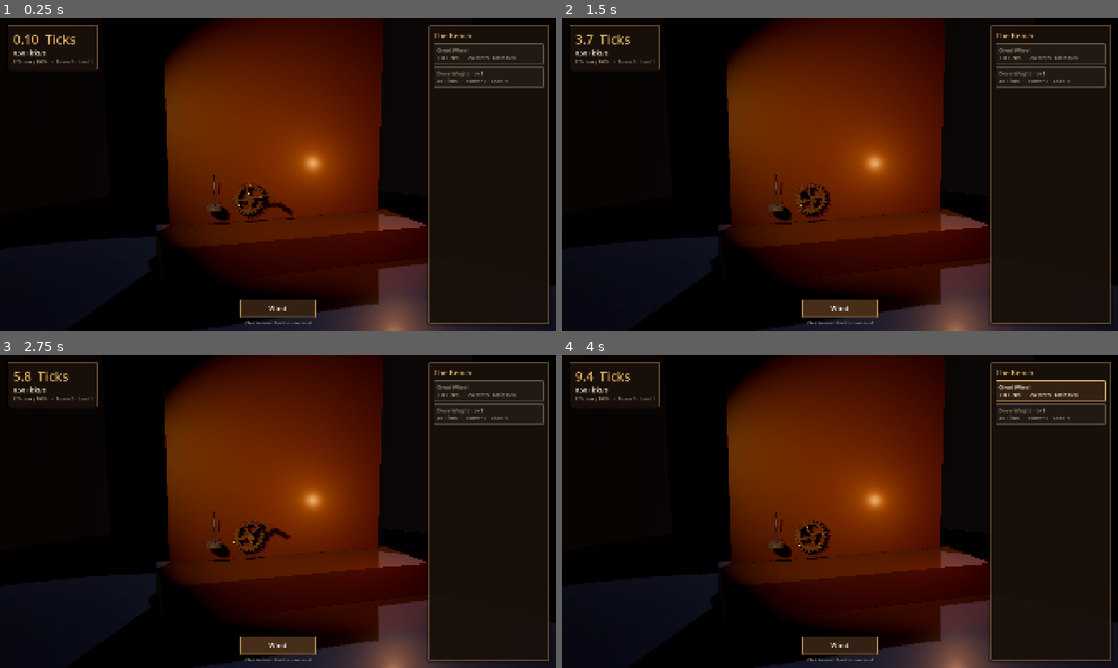
Above: before the commit, frames 1-4 (two rows, left to right).
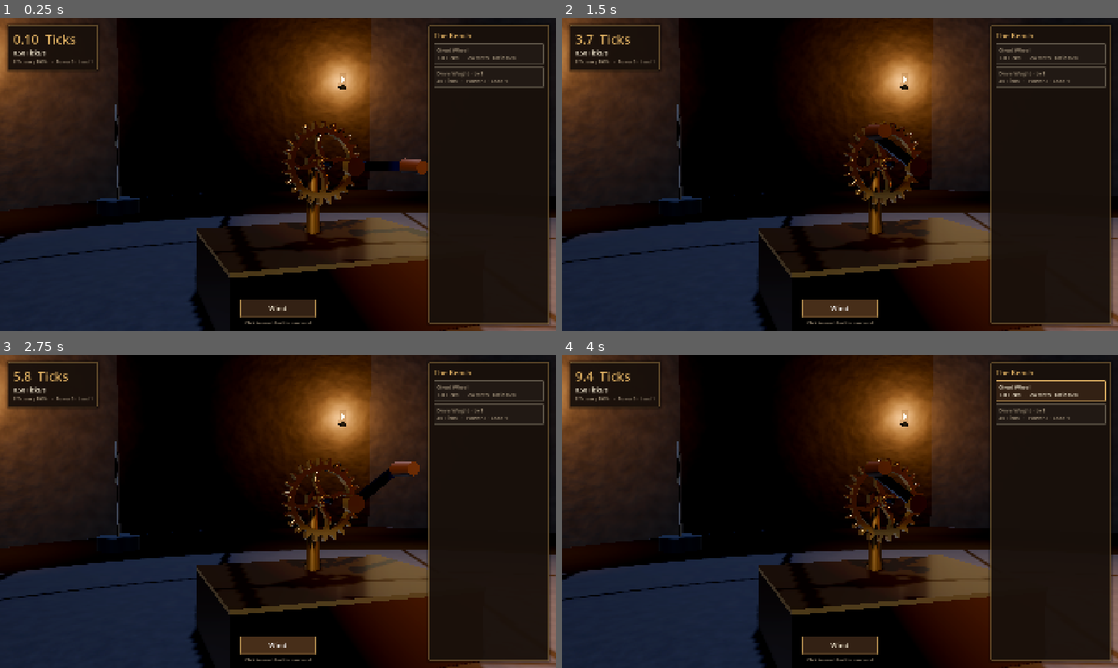
Above: after the commit, the same moments.

Repository: utrazin/claude-game
Game: Godot game, scene res://src/world/tower.tscn
Two runs of this game, one before a commit and one after it. Both use one fixed random seed, a clock stepped at 60 frames per second and the inputs below.
Inputs (mouse positions are in pixels of both pictures, inside the frame that each line leads up to):
- Up to frame 1 (0.25 s): no input
- Up to frame 2 (1.5 s): click "Wind" at 0.5 s; click "Wind" at 1.25 s
- Up to frame 3 (2.75 s): click "Wind" at 2 s
- Up to frame 4 (4 s): tap Enter at 2.75, 3.5 s; move the mouse to (962, 495) at 2.77 s; click (962, 495) at 2.92 s; drag from (728, 527) to (812, 574) at 3.52 s

The runs differ from the first frame. In frame 1, 56% of the frame differs, in the area x 0-100%, y 0-100%; in frame 2, 56%; in frame 3, 55%; in frame 4, 55%.

Commit message:
feat: trem horizontal (D09), sala com cúpula, céu noturno procedural e arandelas
Co-Authored-By: Claude Opus 5.5 <noreply@anthropic.com>
Claude-Session: https://claude.ai/code/session_01JC2BVqEk32VJpHzPPiBupi

Diff:
--- /dev/null
+++ b/game/shaders/night_sky.gdshader
@@ -0,0 +1,48 @@
+shader_type sky;
+// Night sky of ASTRARIUM. `awake` (0..1) is driven by progression: stars and the
+// milky band fade in as the player restores the firmament.
+
+uniform vec3 zenith : source_color = vec3(0.012, 0.022, 0.06);
+uniform vec3 horizon : source_color = vec3(0.04, 0.055, 0.11);
+uniform vec3 ground : source_color = vec3(0.02, 0.015, 0.012);
+uniform float awake : hint_range(0.0, 1.0) = 0.15;
+uniform float star_density = 260.0;
+
+float hash(vec3 p) {
+	p = fract(p * 0.3183099 + 0.1);
+	p *= 17.0;
+	return fract(p.x * p.y * p.z * (p.x + p.y + p.z));
+}
+
+float stars(vec3 dir, float scale, float threshold) {
+	vec3 p = dir * scale;
+	vec3 cell = floor(p);
+	vec3 f = fract(p) - 0.5;
+	float h = hash(cell);
+	if (h < threshold) return 0.0;
+	vec3 off = vec3(hash(cell + 3.1), hash(cell + 7.7), hash(cell + 1.3)) - 0.5;
+	float d = length(f - off * 0.6);
+	float bright = (h - threshold) / (1.0 - threshold);
+	return smoothstep(0.08, 0.0, d) * bright;
+}
+
+void sky() {
+	vec3 d = EYEDIR;
+	float up = clamp(d.y, -1.0, 1.0);
+	vec3 col = mix(horizon, zenith, smoothstep(0.0, 0.7, up));
+	if (up < 0.0) col = mix(horizon * 0.6, ground, smoothstep(0.0, 0.3, -up));
+	if (!AT_CUBEMAP_PASS) {
+		// milky band along a tilted great circle
+		vec3 n = normalize(vec3(0.35, 0.25, 0.9));
+		float band = exp(-pow(dot(d, n) * 4.0, 2.0));
+		float grain = hash(floor(d * 400.0));
+		col += vec3(0.08, 0.09, 0.16) * band * (0.6 + 0.4 * grain) * awake * smoothstep(-0.05, 0.2, up);
+		// stars: faint ones always (dim), bright ones appear with awake
+		float s1 = stars(d, star_density, 1.0 - 0.06);
+		float s2 = stars(d, star_density * 0.5, 1.0 - 0.10 * awake);
+		float tw = 0.75 + 0.25 * sin(TIME * 2.0 + hash(floor(d * star_density)) * 30.0);
+		col += vec3(0.85, 0.88, 1.0) * s1 * 0.25 * smoothstep(0.0, 0.15, up);
+		col += vec3(1.0, 0.92, 0.75) * s2 * 3.0 * tw * awake * smoothstep(0.0, 0.15, up);
+	}
+	COLOR = col;
+}
--- a/game/src/world/materials.gd
+++ b/game/src/world/materials.gd
@@ -7,8 +7,8 @@
 static func brass() -> StandardMaterial3D:
 	return _mat("brass", func():
 		var m := StandardMaterial3D.new()
-		m.albedo_color = Color(0.80, 0.60, 0.33)
-		m.metallic = 1.0; m.roughness = 0.28
+		m.albedo_color = Color(0.86, 0.70, 0.40)
+		m.metallic = 1.0; m.roughness = 0.24
 		m.anisotropy_enabled = true; m.anisotropy = 0.35
 		return m)
 
@@ -16,7 +16,7 @@
 static func brass_aged() -> StandardMaterial3D:
 	return _mat("brass_aged", func():
 		var m := StandardMaterial3D.new()
-		m.albedo_color = Color(0.55, 0.42, 0.24)
+		m.albedo_color = Color(0.58, 0.47, 0.28)
 		m.metallic = 1.0; m.roughness = 0.45
 		return m)
 
--- a/game/src/world/mechanism.gd
+++ b/game/src/world/mechanism.gd
@@ -1,26 +1,29 @@
 class_name Mechanism
 extends Node3D
 ## Builds and animates the going train from the Economy state.
-## Front view: arbors are perpendicular to the back plate (axis = +Z).
-## Wheel i sits on arbor i at layer z_i and meshes with the 12-leaf pinion of arbor i+1.
+## Layout (D09): horizontal train on a walnut base, wheels shrinking left → right.
+## Arbors are perpendicular to the viewer (axis = +Z). Wheel i sits on arbor i at layer z_i and
+## meshes with the 12-leaf pinion of arbor i+1 (same layer).
 
 signal layout_changed(bounds: AABB)
 
 const MODULE := 0.02
 const PINION := 12
 const LAYER := 0.09            ## z spacing between stage layers
-const WRAP := TAU * 248832.0   ## 12^5 turns: keeps every derived arbor visually continuous on wrap
+const WRAP := TAU * 248832.0   ## 12^5 turns: every derived arbor stays visually continuous on wrap
+const ZIG := [deg_to_rad(12.0), deg_to_rad(-9.0)]
 
 var eco: Economy
-var arbors: Array[Node3D] = []        ## one Node3D per stage (arbor i)
+var arbors: Array[Node3D] = []        ## static node per stage (position, pillar)
+var spins: Array[Node3D] = []         ## rotating child (wheel, pinion, rod)
 var wheels: Array[Node3D] = []
 var pinions: Array[Node3D] = []
+var pillars: Array[MeshInstance3D] = []
 var _target_pos: Array[Vector3] = []
 var _theta0 := 0.0
 var _shown_teeth: Array[int] = []
-var _zig := [deg_to_rad(62.0), deg_to_rad(118.0)]
-
-@onready var _scenes := {}
+var axle_height := 0.6
+var _scenes := {}
 
 
 func setup(e: Economy) -> void:
@@ -29,27 +32,48 @@
 	rebuild(true)
 
 
-func _gear_scene(teeth: int) -> PackedScene:
-	var key := "wheel_%d" % teeth
+func _scene(key: String) -> PackedScene:
 	if not _scenes.has(key):
 		_scenes[key] = load("res://assets/models/gears/%s.glb" % key)
 	return _scenes[key]
 
 
-func _pinion_scene() -> PackedScene:
-	if not _scenes.has("pinion"):
-		_scenes["pinion"] = load("res://assets/models/gears/pinion_12.glb")
-	return _scenes["pinion"]
+func _ensure(n: int) -> void:
+	while arbors.size() < n:
+		var i := arbors.size()
+		var a := Node3D.new(); a.name = "Arbor%d" % i; add_child(a)
+		var s := Node3D.new(); s.name = "Spin"; a.add_child(s)
+		arbors.append(a); spins.append(s); wheels.append(null); pinions.append(null)
+		_target_pos.append(Vector3.ZERO); _shown_teeth.append(0)
+		# arbor rod (blued steel), turns with the arbor
+		var rod := MeshInstance3D.new(); rod.name = "Rod"
+		var cm := CylinderMesh.new(); cm.top_radius = 0.016; cm.bottom_radius = 0.016
+		cm.height = (i + 1) * LAYER + 0.22; cm.radial_segments = 32
+		rod.mesh = cm; rod.rotation.x = PI / 2.0; rod.position.z = cm.height * 0.5 - 0.17
+		rod.material_override = Mats.blued_steel(); s.add_child(rod)
+		# pillar + bearing (static)
+		var p := MeshInstance3D.new(); p.name = "Pillar"
+		var pc := CylinderMesh.new(); pc.top_radius = 0.032; pc.bottom_radius = 0.048; pc.radial_segments = 32; pc.height = 1.0
+		p.mesh = pc; p.material_override = Mats.brass_aged(); p.position.z = -0.14
+		a.add_child(p); pillars.append(p)
+		var cap := MeshInstance3D.new(); var sm := CylinderMesh.new()
+		sm.top_radius = 0.055; sm.bottom_radius = 0.055; sm.height = 0.05; sm.radial_segments = 40
+		cap.mesh = sm; cap.rotation.x = PI / 2.0; cap.position.z = -0.13; cap.material_override = Mats.brass(); a.add_child(cap)
+		var screw := MeshInstance3D.new(); var ss := CylinderMesh.new()
+		ss.top_radius = 0.022; ss.bottom_radius = 0.022; ss.height = 0.02; ss.radial_segments = 24
+		screw.mesh = ss; screw.rotation.x = PI / 2.0; screw.position.z = -0.1; screw.material_override = Mats.blued_steel(); a.add_child(screw)
 
 
 ## Rebuild geometry where it changed and recompute target layout.
 func rebuild(instant := false) -> void:
 	var n := eco.levels.size()
-	while arbors.size() < n:
-		var a := Node3D.new(); a.name = "Arbor%d" % arbors.size(); add_child(a)
-		arbors.append(a); wheels.append(null); pinions.append(null)
-		_target_pos.append(Vector3.ZERO); _shown_teeth.append(0)
-	var pos := Vector3.ZERO
+	_ensure(n)
+	var max_r := 0.0
+	for i in n:
+		if eco.levels[i] > 0:
+			max_r = maxf(max_r, eco.teeth(i) * MODULE * 0.5)
+	axle_height = max_r + 0.22
+	var pos := Vector3(0, axle_height, 0)
 	for i in n:
 		var active := eco.levels[i] > 0
 		arbors[i].visible = active
@@ -57,51 +81,39 @@
 			continue
 		var t := eco.teeth(i)
 		if _shown_teeth[i] != t:
-			if wheels[i]: wheels[i].queue_free()
-			var w := _gear_scene(t).instantiate() as Node3D
+			if wheels[i]:
+				wheels[i].queue_free()
+			var w := _scene("wheel_%d" % t).instantiate() as Node3D
 			w.rotation.x = PI / 2.0            # GLB axis is +Y; train axis is +Z
 			w.position.z = i * LAYER
 			Mats.apply(w, Mats.brass())
-			arbors[i].add_child(w); wheels[i] = w
+			spins[i].add_child(w); wheels[i] = w
 			_shown_teeth[i] = t
 			if not instant:
 				_pop(w)
 		if i > 0 and pinions[i] == null:
-			var p := _pinion_scene().instantiate() as Node3D
+			var p := _scene("pinion_12").instantiate() as Node3D
 			p.rotation.x = PI / 2.0
 			p.position.z = (i - 1) * LAYER
 			Mats.apply(p, Mats.blued_steel())
-			arbors[i].add_child(p); pinions[i] = p
-			_add_arbor_rod(arbors[i], i)
-		elif i == 0 and arbors[0].get_node_or_null("Rod") == null:
-			_add_arbor_rod(arbors[0], 0)
+			spins[i].add_child(p); pinions[i] = p
 		_target_pos[i] = pos
 		if instant:
 			arbors[i].position = pos
-		# next arbor centre: wheel i pitch radius + pinion pitch radius
 		var d := (t + PINION) * MODULE * 0.5
-		var ang: float = _zig[i % 2]
+		var ang: float = ZIG[i % 2]
 		pos += Vector3(cos(ang), sin(ang), 0.0) * d
 	layout_changed.emit(bounds())
 
 
-func _add_arbor_rod(parent: Node3D, i: int) -> void:
-	var rod := MeshInstance3D.new(); rod.name = "Rod"
-	var cm := CylinderMesh.new(); cm.top_radius = 0.018; cm.bottom_radius = 0.018
-	cm.height = (i + 1) * LAYER + 0.25; cm.radial_segments = 32
-	rod.mesh = cm; rod.rotation.x = PI / 2.0; rod.position.z = cm.height * 0.5 - 0.2
-	rod.material_override = Mats.steel()
-	parent.add_child(rod)
-
-
 func _pop(w: Node3D) -> void:
-	w.scale = Vector3.ONE * 0.92
+	w.scale = Vector3.ONE * 0.9
 	var tw := create_tween().set_trans(Tween.TRANS_BACK).set_ease(Tween.EASE_OUT)
-	tw.tween_property(w, "scale", Vector3.ONE, 0.45)
+	tw.tween_property(w, "scale", Vector3.ONE, 0.5)
 
 
 func bounds() -> AABB:
-	var box := AABB(Vector3.ZERO, Vector3.ZERO)
+	var box := AABB(Vector3(0, 0, 0), Vector3(0.01, 0.01, 0.01))
 	for i in eco.levels.size():
 		if eco.levels[i] <= 0:
 			continue
@@ -111,12 +123,21 @@
 	return box
 
 
-## Angular speed of the last active arbor follows the beat: 1/60 turn per beat.
+## Rightmost x of the train (used by the base to size itself).
+func train_extent() -> float:
+	return bounds().end.x
+
+
 func _process(delta: float) -> void:
 	if eco == null:
 		return
+	var k := 1.0 - exp(-6.0 * delta)
 	for i in arbors.size():
-		arbors[i].position = arbors[i].position.lerp(_target_pos[i], 1.0 - exp(-6.0 * delta))
+		arbors[i].position = arbors[i].position.lerp(_target_pos[i], k)
+		# pillar spans from the base top (y=0 in mechanism space) to the bearing
+		var h := maxf(arbors[i].position.y, 0.05)
+		pillars[i].scale.y = h
+		pillars[i].position.y = -h * 0.5
 	var last := 0
 	var prod := 1.0
 	for i in eco.levels.size():
@@ -124,16 +145,16 @@
 			last = i
 	for i in last:
 		prod *= eco.ratio(i)
+	# last arbor turns 1/60 of a revolution per beat
 	var w_last := eco.beat_rate() * TAU / 60.0
 	_theta0 = fmod(_theta0 + w_last / prod * delta, WRAP)
-	# propagate: arbor i+1 turns opposite, r_i times faster; phase c_i keeps teeth meshed
 	var theta := _theta0
 	for i in last + 1:
 		if i > 0:
 			var r := eco.ratio(i - 1)
 			var step_w := TAU / eco.teeth(i - 1)
 			var step_p := TAU / PINION
-			var phi: float = _zig[(i - 1) % 2]
+			var phi: float = ZIG[(i - 1) % 2]
 			var c := phi + PI - 0.25 * step_p + r * (phi - 0.75 * step_w)
 			theta = c - r * theta
-		arbors[i].rotation.z = fmod(theta, TAU)
+		spins[i].rotation.z = fmod(theta, TAU)
--- a/game/src/world/orbit_camera.gd
+++ b/game/src/world/orbit_camera.gd
@@ -4,7 +4,7 @@
 
 var target := Vector3.ZERO
 var yaw := deg_to_rad(-18.0)
-var pitch := deg_to_rad(8.0)
+var pitch := deg_to_rad(4.0)
 var distance := 3.0
 var _t_target := Vector3.ZERO
 var _t_distance := 3.0
@@ -17,7 +17,7 @@
 func frame(box: AABB) -> void:
 	if not auto_frame:
 		return
-	_t_target = box.get_center() + Vector3(0, 0.0, 0)
+	_t_target = box.get_center() + Vector3(0, box.size.y * 0.22, 0)
 	var radius := maxf(box.size.length() * 0.5, 0.6)
 	_t_distance = clampf(radius / tan(deg_to_rad(fov * 0.5)) * 1.15, min_distance, max_distance)
 
--- /dev/null
+++ b/game/src/world/room.gd
@@ -0,0 +1,118 @@
+class_name Room
+extends Node3D
+## Tower chamber: stone drum, floor, iron-ribbed glass dome, plinth for the train.
+## Procedural textures (NoiseTexture2D) stand in until the texture pass (A-006). [PH-texture]
+
+const RADIUS := 6.5
+const WALL_H := 5.5
+
+var plinth: MeshInstance3D
+var _plinth_target := 2.0
+
+
+func _ready() -> void:
+	_floor(); _wall(); _dome(); _plinth(); _sconces()
+
+
+## Oil-lamp sconces around the drum: warm pools of light and bright points for brass to reflect.
+func _sconces() -> void:
+	var flame_m := StandardMaterial3D.new(); flame_m.emission_enabled = true
+	flame_m.emission = Color(1.0, 0.62, 0.28); flame_m.emission_energy_multiplier = 6.0; flame_m.albedo_color = Color(1, 0.8, 0.5)
+	var glass_m := StandardMaterial3D.new(); glass_m.transparency = BaseMaterial3D.TRANSPARENCY_ALPHA
+	glass_m.albedo_color = Color(1.0, 0.85, 0.65, 0.25); glass_m.roughness = 0.05
+	for k in 6:
+		var a := TAU * (k + 0.5) / 6.0 + 0.3
+		var s := Node3D.new(); s.name = "Sconce%d" % k; add_child(s)
+		s.position = Vector3(cos(a) * (RADIUS - 0.25), 2.3, sin(a) * (RADIUS - 0.25))
+		var flame := MeshInstance3D.new(); var fs := SphereMesh.new(); fs.radius = 0.035; fs.height = 0.11
+		flame.mesh = fs; flame.material_override = flame_m; s.add_child(flame)
+		var chimney := MeshInstance3D.new(); var cs := CylinderMesh.new(); cs.top_radius = 0.06; cs.bottom_radius = 0.08; cs.height = 0.28
+		chimney.mesh = cs; chimney.material_override = glass_m; chimney.cast_shadow = GeometryInstance3D.SHADOW_CASTING_SETTING_OFF; s.add_child(chimney)
+		var cup := MeshInstance3D.new(); var cu := CylinderMesh.new(); cu.top_radius = 0.09; cu.bottom_radius = 0.05; cu.height = 0.08
+		cup.mesh = cu; cup.position.y = -0.17; cup.material_override = Mats.brass_aged(); s.add_child(cup)
+		var l := OmniLight3D.new(); l.light_color = Color(1.0, 0.68, 0.38); l.light_energy = 1.6; l.omni_range = 3.2
+		l.omni_attenuation = 1.4; s.add_child(l)
+
+
+func _noise_tex(freq: float, seed: int, as_normal := false, w := 1024) -> NoiseTexture2D:
+	var n := FastNoiseLite.new(); n.seed = seed; n.frequency = freq
+	n.fractal_octaves = 5; n.noise_type = FastNoiseLite.TYPE_SIMPLEX_SMOOTH
+	var t := NoiseTexture2D.new(); t.width = w; t.height = w; t.seamless = true; t.noise = n
+	t.as_normal_map = as_normal; t.bump_strength = 6.0
+	if not as_normal:
+		var g := Gradient.new(); g.set_color(0, Color(0.78, 0.78, 0.78)); g.set_color(1, Color(1, 1, 1))
+		t.color_ramp = g
+	return t
+
+
+func _floor() -> void:
+	var mi := MeshInstance3D.new(); var pm := PlaneMesh.new(); pm.size = Vector2(RADIUS * 2, RADIUS * 2)
+	mi.mesh = pm
+	var m := StandardMaterial3D.new()
+	m.albedo_color = Color(0.30, 0.27, 0.24); m.albedo_texture = _noise_tex(0.02, 3)
+	m.normal_enabled = true; m.normal_texture = _noise_tex(0.05, 4, true); m.normal_scale = 0.4
+	m.roughness = 0.62; m.uv1_scale = Vector3(4, 4, 1)
+	mi.material_override = m; add_child(mi)
+
+
+func _wall() -> void:
+	var mi := MeshInstance3D.new(); var cm := CylinderMesh.new()
+	cm.top_radius = RADIUS; cm.bottom_radius = RADIUS; cm.height = WALL_H; cm.radial_segments = 128
+	cm.cap_top = false; cm.cap_bottom = false; mi.mesh = cm; mi.position.y = WALL_H * 0.5
+	var m := StandardMaterial3D.new()
+	m.albedo_color = Color(0.50, 0.48, 0.45); m.albedo_texture = _noise_tex(0.015, 7)
+	m.normal_enabled = true; m.normal_texture = _noise_tex(0.03, 8, true); m.normal_scale = 0.3
+	m.roughness = 0.92; m.uv1_scale = Vector3(6, 2, 1)
+	m.cull_mode = BaseMaterial3D.CULL_FRONT
+	mi.material_override = m; add_child(mi)
+	# cornice ring where the dome starts
+	var ring := MeshInstance3D.new(); var tm := TorusMesh.new()
+	tm.inner_radius = RADIUS - 0.25; tm.outer_radius = RADIUS + 0.05; tm.rings = 128; tm.ring_segments = 16
+	ring.mesh = tm; ring.position.y = WALL_H; ring.material_override = m; add_child(ring)
+
+
+func _dome() -> void:
+	# glass shell
+	var glass := MeshInstance3D.new(); var sm := SphereMesh.new()
+	sm.radius = RADIUS; sm.height = RADIUS; sm.is_hemisphere = true; sm.radial_segments = 96; sm.rings = 32
+	glass.mesh = sm; glass.position.y = WALL_H
+	var gm := StandardMaterial3D.new(); gm.transparency = BaseMaterial3D.TRANSPARENCY_ALPHA
+	gm.albedo_color = Color(0.35, 0.45, 0.6, 0.10); gm.roughness = 0.05; gm.metallic = 0.2
+	gm.cull_mode = BaseMaterial3D.CULL_DISABLED
+	glass.material_override = gm; glass.cast_shadow = GeometryInstance3D.SHADOW_CASTING_SETTING_OFF
+	add_child(glass)
+	# wrought iron meridian ribs and parallels
+	var iron := StandardMaterial3D.new(); iron.albedo_color = Color(0.08, 0.08, 0.09); iron.metallic = 0.7; iron.roughness = 0.5
+	for k in 16:
+		var a := TAU * k / 16.0
+		for j in 12:
+			var e0 := PI * 0.5 * j / 12.0; var e1 := PI * 0.5 * (j + 1) / 12.0
+			var p0 := Vector3(cos(a) * cos(e0), sin(e0), sin(a) * cos(e0)) * (RADIUS - 0.02)
+			var p1 := Vector3(cos(a) * cos(e1), sin(e1), sin(a) * cos(e1)) * (RADIUS - 0.02)
+			var seg := MeshInstance3D.new(); var b := BoxMesh.new()
+			b.size = Vector3(0.07, p0.distance_to(p1) + 0.02, 0.1); seg.mesh = b; seg.material_override = iron
+			add_child(seg)
+			seg.position = Vector3(0, WALL_H, 0) + (p0 + p1) * 0.5
+			seg.look_at_from_position(seg.position, seg.position + (p1 - p0), (p0 + p1).normalized())
+			seg.rotate_object_local(Vector3.RIGHT, PI / 2.0)
+	for j in [3, 6, 9]:
+		var e: float = PI * 0.5 * j / 12.0
+		var tor := MeshInstance3D.new(); var tm := TorusMesh.new()
+		tm.inner_radius = RADIUS * cos(e) - 0.05; tm.outer_radius = RADIUS * cos(e); tm.rings = 96; tm.ring_segments = 8
+		tor.mesh = tm; tor.position.y = WALL_H + RADIUS * sin(e) - 0.03; tor.material_override = iron; add_child(tor)
+
+
+func _plinth() -> void:
+	plinth = MeshInstance3D.new(); plinth.name = "Plinth"
+	var bm := BoxMesh.new(); bm.size = Vector3(1, 0.42, 1.1); plinth.mesh = bm
+	plinth.material_override = Mats.walnut()
+	add_child(plinth)
+	var trim := MeshInstance3D.new(); var tb := BoxMesh.new(); tb.size = Vector3(1.0, 0.025, 1.12)
+	trim.mesh = tb; trim.position.y = 0.2; trim.material_override = Mats.brass(); plinth.add_child(trim)
+
+
+## Size the plinth under the train: x0..x1 in world space, top at y_top.
+func fit_plinth(x0: float, x1: float, z: float, y_top: float) -> void:
+	_plinth_target = maxf(x1 - x0, 1.0)
+	plinth.position = Vector3((x0 + x1) * 0.5, y_top - 0.21, z)
+	plinth.scale.x = _plinth_target
--- a/game/src/world/tower.gd
+++ b/game/src/world/tower.gd
@@ -7,6 +7,8 @@
 var cam: OrbitCamera
 var crank: Node3D
 var weight: Node3D
+var room: Room
+var sky_mat: ShaderMaterial
 var _crank_spin := 0.0
 var _hold := 0.0
 var _holding := false
@@ -17,9 +19,9 @@
 	_build_environment()
 	_build_room()
 	mech = Mechanism.new(); mech.name = "Mechanism"; add_child(mech)
-	mech.position = Vector3(-0.2, 0.9, 0.0)
+	mech.position = Vector3(-1.2, 0.42, 0.0)
 	cam = OrbitCamera.new(); cam.fov = 38.0; add_child(cam); cam.current = true
-	mech.layout_changed.connect(func(b: AABB): cam.frame(AABB(b.position + mech.position, b.size).merge(AABB(Vector3(-1.4, 0.0, 0.0), Vector3(3.2, 2.6, 0.5)))))
+	mech.layout_changed.connect(_fit_room)
 	mech.setup(eco)
 	cam.snap()
 	_build_crank()
@@ -32,13 +34,11 @@
 func _build_environment() -> void:
 	var env := Environment.new()
 	env.background_mode = Environment.BG_SKY
-	var sky := Sky.new(); var ps := ProceduralSkyMaterial.new()
-	ps.sky_top_color = Color(0.015, 0.025, 0.06); ps.sky_horizon_color = Color(0.06, 0.07, 0.12)
-	ps.ground_bottom_color = Color(0.03, 0.02, 0.015); ps.ground_horizon_color = Color(0.18, 0.11, 0.06)
-	ps.sun_angle_max = 0.0
+	var sky := Sky.new(); var ps := ShaderMaterial.new(); ps.shader = preload("res://shaders/night_sky.gdshader")
+	sky_mat = ps
 	sky.sky_material = ps; env.sky = sky
 	env.ambient_light_source = Environment.AMBIENT_SOURCE_SKY
-	env.ambient_light_energy = 0.35
+	env.ambient_light_energy = 0.5
 	env.reflected_light_source = Environment.REFLECTION_SOURCE_SKY
 	env.tonemap_mode = Environment.TONE_MAPPER_AGX
 	env.tonemap_exposure = 1.1
@@ -54,34 +54,25 @@
 	# warm lamp light at bench height (key)
 	var key := SpotLight3D.new(); key.name = "LampKey"; add_child(key)
 	key.position = Vector3(-2.4, 2.6, 2.4); key.look_at_from_position(key.position, Vector3(0.6, 1.6, 0.0))
-	key.light_color = Color(1.0, 0.72, 0.42); key.light_energy = 7.0; key.spot_range = 9.0
+	key.light_color = Color(1.0, 0.80, 0.58); key.light_energy = 9.0; key.spot_range = 9.0
 	key.spot_angle = 38.0; key.spot_attenuation = 0.8; key.shadow_enabled = true; key.light_size = 0.15
 	# cool moonlight from the dome (rim)
 	var moon := DirectionalLight3D.new(); moon.name = "Moonlight"; add_child(moon)
-	moon.rotation_degrees = Vector3(-58, 150, 0); moon.light_color = Color(0.55, 0.68, 1.0)
-	moon.light_energy = 0.35; moon.shadow_enabled = true
+	moon.rotation_degrees = Vector3(-62, 160, 0); moon.light_color = Color(0.55, 0.68, 1.0)
+	moon.light_energy = 0.55; moon.shadow_enabled = true
 	# candle fill near the bench
 	var fill := OmniLight3D.new(); fill.name = "Candle"; add_child(fill)
 	fill.position = Vector3(1.6, 1.2, 1.4); fill.light_color = Color(1.0, 0.6, 0.3); fill.light_energy = 0.6; fill.omni_range = 4.0
 
 
 func _build_room() -> void:
-	# [PH] floor: walnut boards placeholder
-	var floor_mi := MeshInstance3D.new(); var pm := PlaneMesh.new(); pm.size = Vector2(16, 16)
-	floor_mi.mesh = pm; var fm := Mats.walnut().duplicate() as StandardMaterial3D
-	fm.albedo_color = Color(0.16, 0.1, 0.07); floor_mi.material_override = fm; add_child(floor_mi)
-	# [PH] tower wall: inverted cylinder, warm limestone
-	var wall := MeshInstance3D.new(); var cm := CylinderMesh.new()
-	cm.top_radius = 6.5; cm.bottom_radius = 6.5; cm.height = 9.0; cm.radial_segments = 96
-	cm.cap_top = false; cm.cap_bottom = false; wall.mesh = cm; wall.position.y = 4.5
-	var wm := StandardMaterial3D.new(); wm.albedo_color = Color(0.42, 0.38, 0.33); wm.roughness = 0.9
-	wm.cull_mode = BaseMaterial3D.CULL_FRONT; wall.material_override = wm; add_child(wall)
-	# back plate of the movement (walnut board on which arbors are mounted)
-	var plate := MeshInstance3D.new(); var bm := BoxMesh.new(); bm.size = Vector3(3.6, 4.2, 0.08)
-	plate.mesh = bm; plate.position = Vector3(0.4, 2.5, -0.22); plate.material_override = Mats.walnut(); add_child(plate)
-	# [PH] base plinth
-	var base := MeshInstance3D.new(); var bb := BoxMesh.new(); bb.size = Vector3(4.0, 0.5, 1.4)
-	base.mesh = bb; base.position = Vector3(0.4, 0.25, 0.3); base.material_override = Mats.walnut(); add_child(base)
+	room = Room.new(); room.name = "Room"; add_child(room)
+
+
+func _fit_room(b: AABB) -> void:
+	var wb := AABB(b.position + mech.position, b.size)
+	room.fit_plinth(wb.position.x - 0.45, wb.end.x + 0.45, mech.position.z + 0.05, mech.position.y)
+	cam.frame(wb.merge(AABB(Vector3(wb.position.x - 0.6, 0.0, 0.0), Vector3(0.1, 0.1, 0.1))))
 
 
 func _build_crank() -> void:
@@ -133,3 +124,7 @@
 	_crank_spin -= spin
 	if crank:
 		crank.rotation.z -= spin
+		crank.position = mech.position + mech.arbors[0].position + Vector3(0, 0, 0.42)
+	if weight:
+		var r0 := eco.teeth(0) * Mechanism.MODULE * 0.5
+		weight.position = mech.position + Vector3(-r0 - 0.95, mech.arbors[0].position.y * 0.55, 0.05)
Not shown, added: game/shaders/night_sky.gdshader.uid
Not shown, added: game/src/world/room.gd.uid
